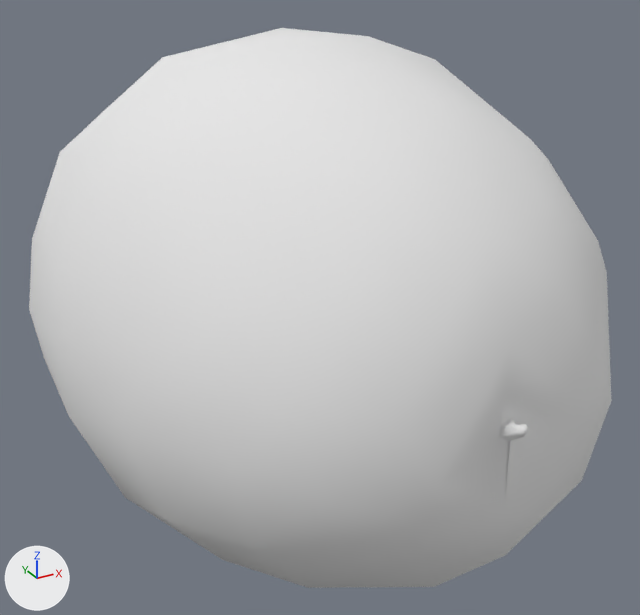
What one commit did to the OBJ model assets/melon.obj.
The view is the same before and after, from a 50 mm lens placed at (-0.173, -0.257, 0.221), pointed at (-0.035, -0.006, 0.095). The lights are fixed; the arrows at lower left show +X, +Y and +Z. The picture after the commit comes second. Where no turn or scale is listed for an object, it has been applied to the vertices.

Objects in the first picture: 'melon'.
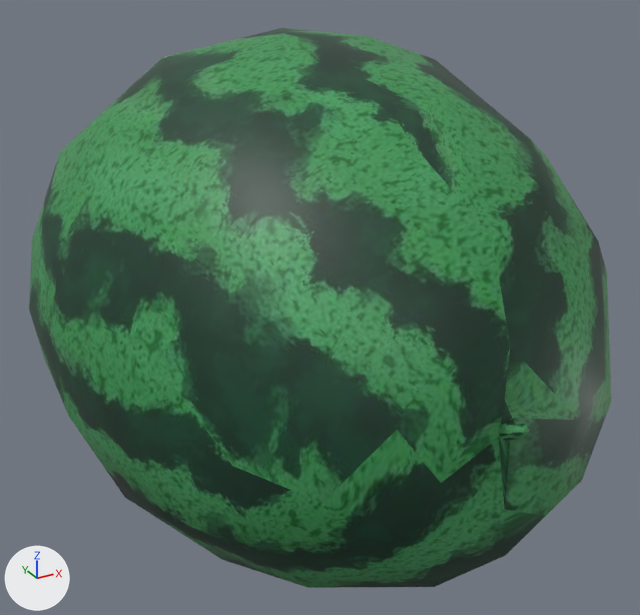
The change, as a list of edits to the scene's bpy script:
```text
Add img_melon_skin_jpg:
    img_melon_skin_jpg = load_image('melon_skin.jpg', 'melon_skin.jpg', 1024, 1024, 'sRGB')
Change mat_lambert2sg:
    remove mat_lambert2sg.base_color = (0.8, 0.8, 0.8)  # white #e7e7e7
    mat_lambert2sg.roughness: 1.0 -> 0.5
    add mat_lambert2sg.texture = img_melon_skin_jpg
Change me_melon:
    where me_melon.from_pydata(...)  # 136 vertices, 267 faces; spans x -0.128..0.048, y -0.119..0.117, z 0.009..0.189
    used by ob_melon; location = (0.0, 0.0, 0.0)
    me_melon part 1: texture (UV) coordinates of 267 of 267 faces, centred in x -0.128..0.048, y -0.119..0.116, z 0.009..0.188, changed; they spanned u 0.01..0.99, v 0.03..0.99 and now span u -0.01..1.01, v 0.04..0.91
```

What differs and where, as boxes [x1, y1, x2, y2] in the pictures (640 x 615 px):
'melon', surface changed (white to green): [29, 28, 612, 588] in both
